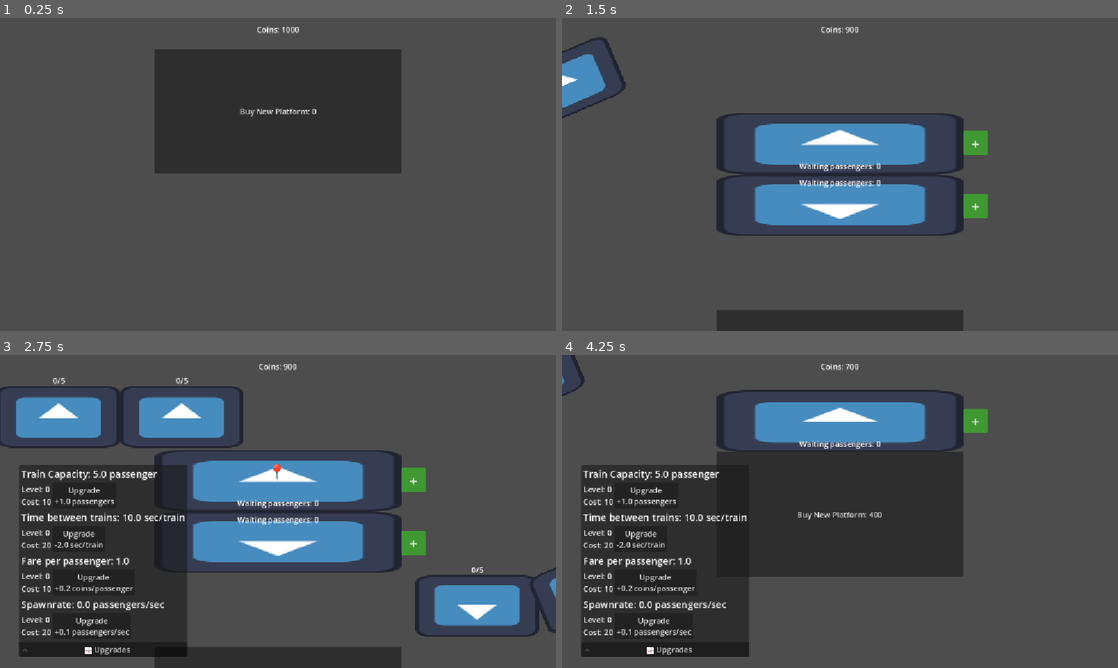
Above: before the commit, frames 1-4 (two rows, left to right).
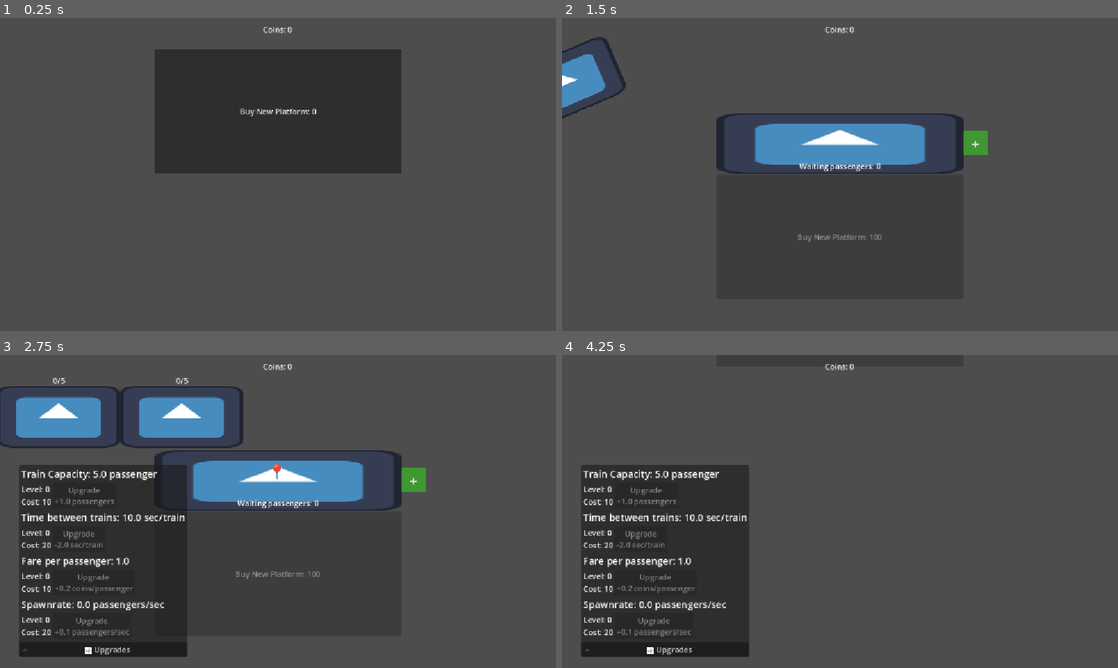
Above: after the commit, the same moments.

Repository: iamagoodperson-yay/rail-clicker
Game: Godot game, scene res://scenes/main.tscn
Two runs of this game, one before a commit and one after it. Both use one fixed random seed, a clock stepped at 60 frames per second and the inputs below. The engine's default icon, where the game draws it, is replaced by a stand-in: a white triangle on a blue panel in a dark square.
Inputs (mouse positions are in pixels of both pictures, inside the frame that each line leads up to):
- Up to frame 1 (0.25 s): no input
- Up to frame 2 (1.5 s): click "Buy New Platform: 0" at 0.5 s; click (840, 237) at 1.25 s, where only the run before the commit has a clickable "Buy New Platform: 100"
- Up to frame 3 (2.75 s): tap Enter at 2 s; move the mouse to (278, 480) at 2.02 s; hold Right from 2.03 s (still down); tap Alt at 2.1 s; click (278, 480) at 2.17 s
- Up to frame 4 (4.25 s): move the mouse to (840, 542) at 2.77 s; release Right at 2.78 s; hold Down (ui_down) 2.78-3.5 s; tap Shift at 2.85 s; click (840, 542) at 2.92 s; click (840, 401) at 3.5 s, where only the run before the commit has a clickable "Buy New Platform: 200"

The runs differ from the first frame. In frame 1, 0.1% of the frame differs, in the area x 46-54%, y 2-5%; in frame 2, 8.5%; in frame 3, 11%; in frame 4, 22%, in the area x 0-77%, y 0-90%.

Commit message:
reset money to zero for prod

Diff:
--- a/scripts/event.gd
+++ b/scripts/event.gd
@@ -21,7 +21,7 @@
 		get:
 			return roundi(base_cost * pow(multiplier, level))
 
-var money = 1000
+var money = 0
 var active_plat = 0
 var first_select = false
 var curr_select: Node
